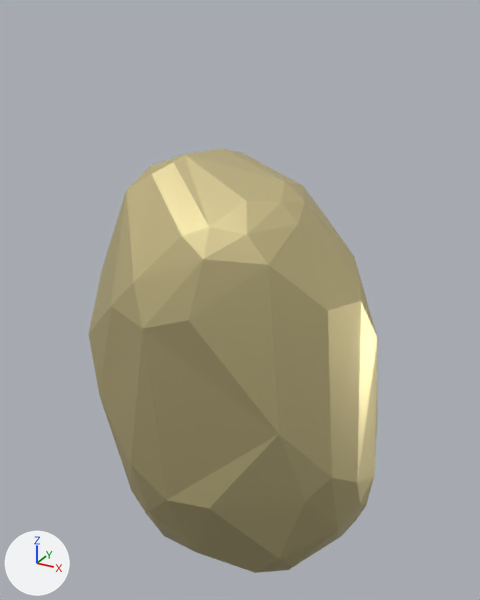
A saved change to the glTF model citrinitas.gltf.
The view is the same before and after, from a 50 mm lens placed at (3.86, -6.63, 6.88), pointed at (0.18, 0.05, 3.54). Every picture has the same lights, and +X, +Y and +Z are marked at lower left. Vertices at the same position are counted once.

Names of what the first picture shows: 'citrinitas'.
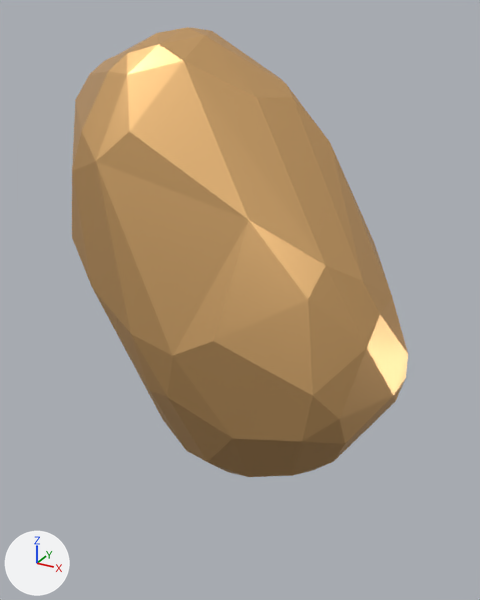
Where the newer file only moved an object's origin or applied its transform, the numbers keep the older frame.

Changed parts and their boxes [x1, y1, x2, y2] in the pictures (480 x 600 px):
'citrinitas', recoloured, reshaped (16% wider)
    before: [88, 148, 377, 573]
    after: [72, 27, 408, 477]

The change in detail:
Material 'None.002' (mat_none_002) changes colour from beige #ebdca4 to beige #ebba7c; in linear values from (0.828, 0.715, 0.371) to (0.828, 0.492, 0.202).
me_citrinitas has 100 vertices, 196 faces and spans x -1.17..2.09, y -1.89..0.88, z -0.19..5.46.
me_citrinitas is used by ob_citrinitas; location (0.0, 0.0, 0.0).
me_citrinitas part 1: the whole mesh is multiplied about its middle by the matrix ((0.884, 0.067, -0.463), (0.032, 0.979, 0.201), (0.467, -0.192, 0.863)), then moved by (-0.42, 0.49, 1.47).
